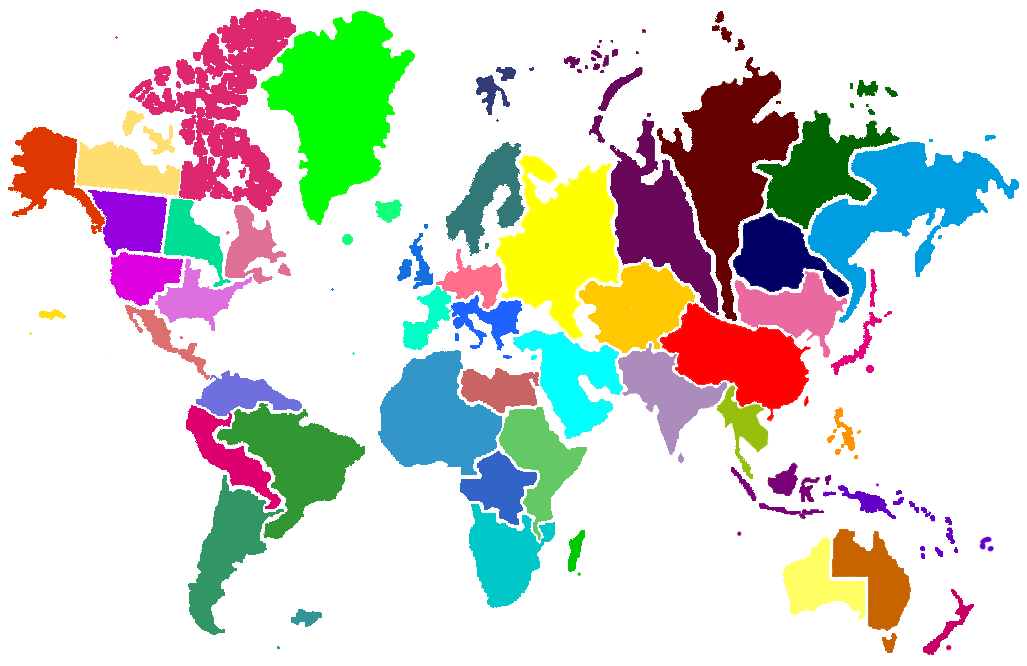
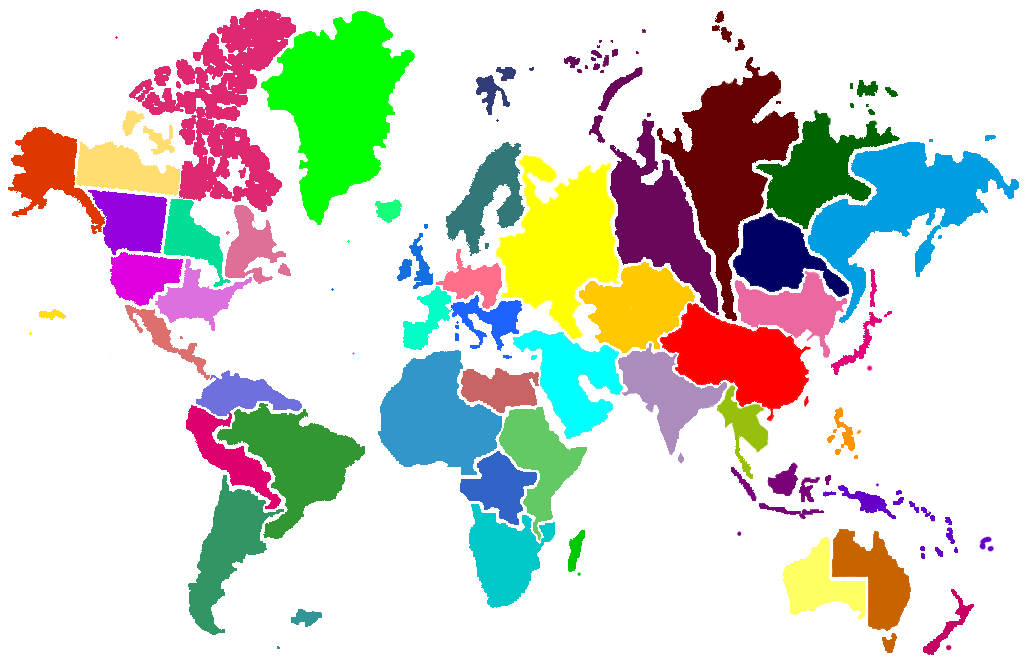
Layer changes from the first (1027, 666) image to the second:
painted on "Ebene 2" over [342, 234, 874, 373]
